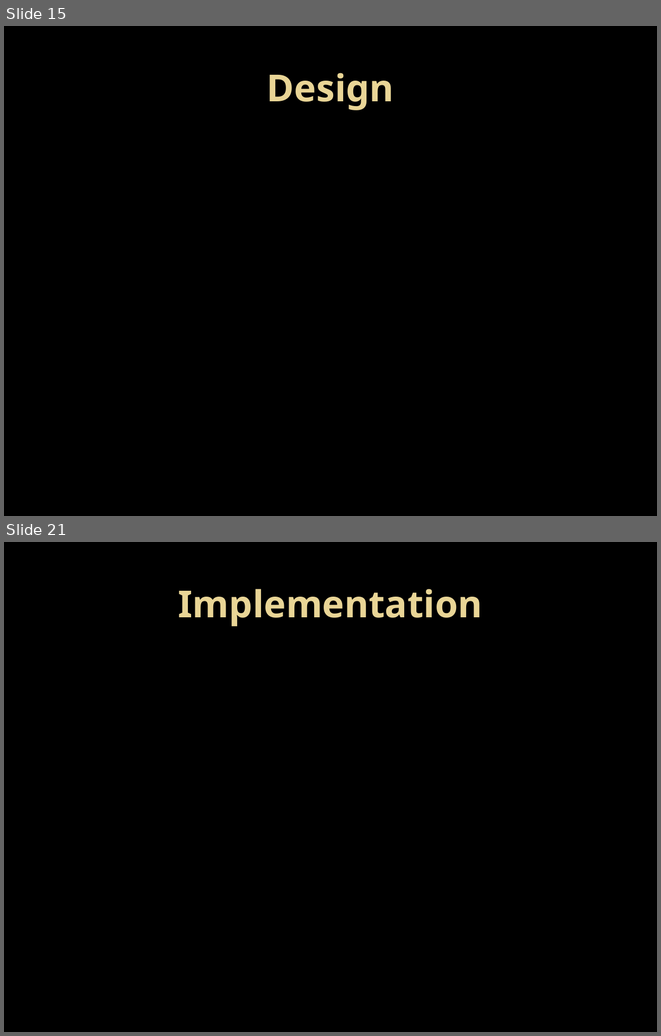
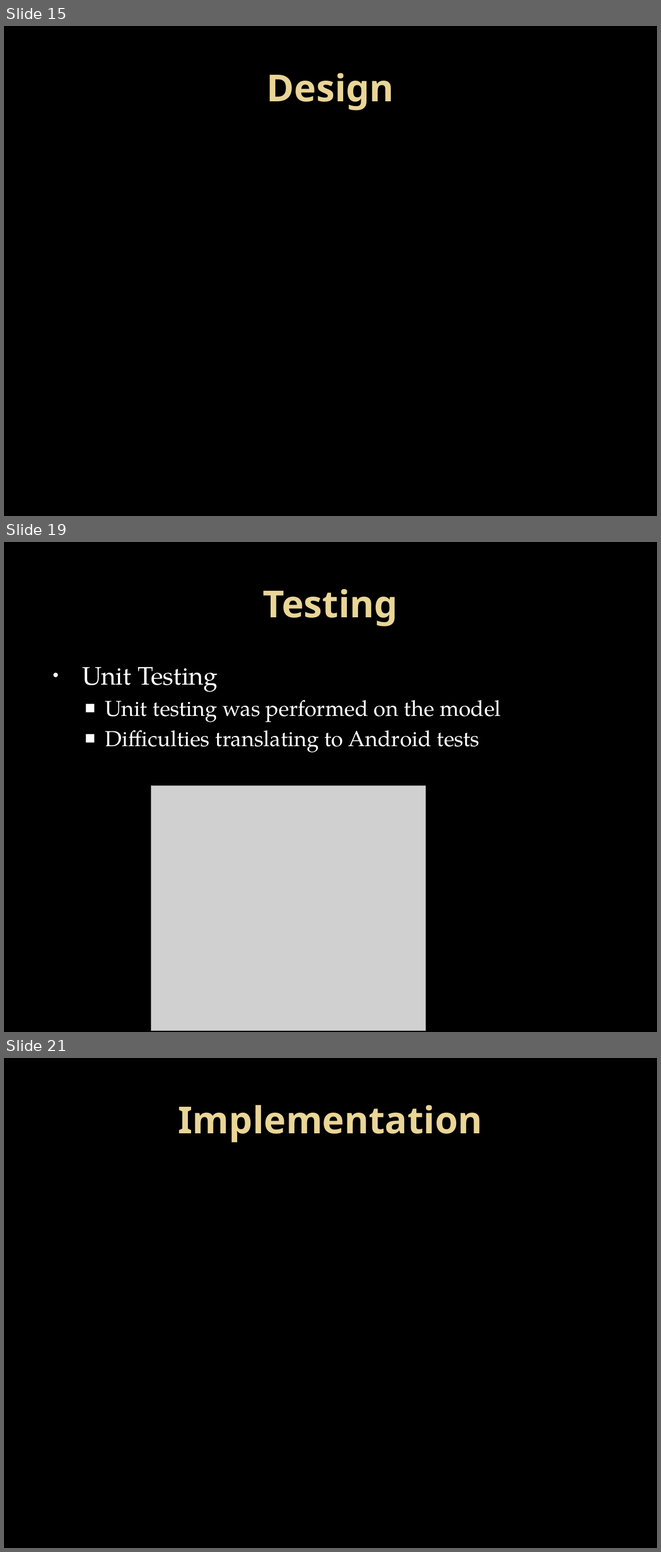
Before and after one commit to GroupIntensioMemoryGame/ProjectFiles, a slide deck: Delivery Briefing/Delivery Briefing.pptx. Shown one above the other, each under a label of ours: slides 15 and 21 before the commit, slides 15, 19 and 21 after it; the slides between them are not shown. The pictures are 661x1036 and 661x1552 pixels, drawn with LibreOffice and Linux fonts; fonts in the diff are those of the drawing; grey boxes stand for pictures; background and template pictures are left out. Boxes give left, top, right and bottom in pixels: in the first picture for what was removed or moved away, otherwise in the second. Text is boxed around its words. In the diff, an @@ line names an element or a change of style, - is before the commit and + after.

Commit message:
Filled out Testing Slides

```diff
--- a/Delivery Briefing/Delivery Briefing.pptx
+++ b/Delivery Briefing/Delivery Briefing.pptx
@@ slide 19 added at [4, 542, 657, 1032], background picture (left out) @@
@@ title added at [263, 589, 398, 626], 41 pt, text gradient #EAD696 to #E7D081, bold @@
+Testing
@@ text added at [82, 667, 501, 752], 24 pt, text #FFFFFF @@
+• Unit Testing
+  ■ Unit testing was performed on the model
+  ■ Difficulties translating to Android tests
@@ picture added at [151, 786, 426, 1031] @@
```
Also in this commit, not shown: 3 slides changed, 2 other slides added, 3 slides removed, 2 other files.
